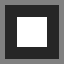
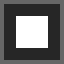
The second 64×64 image is a revision of the first. Changes to its layers:
removed layer "toggle_fill" over 17, 17, 47, 47
removed layer "Background" (1st of 2) over 0, 0, 64, 64
removed layer "Background" (2nd of 2) over 0, 0, 64, 64
added layer "Fill" above "Rectangle" over 16, 16, 48, 48
added layer "Rectangle" over 0, 0, 64, 64
